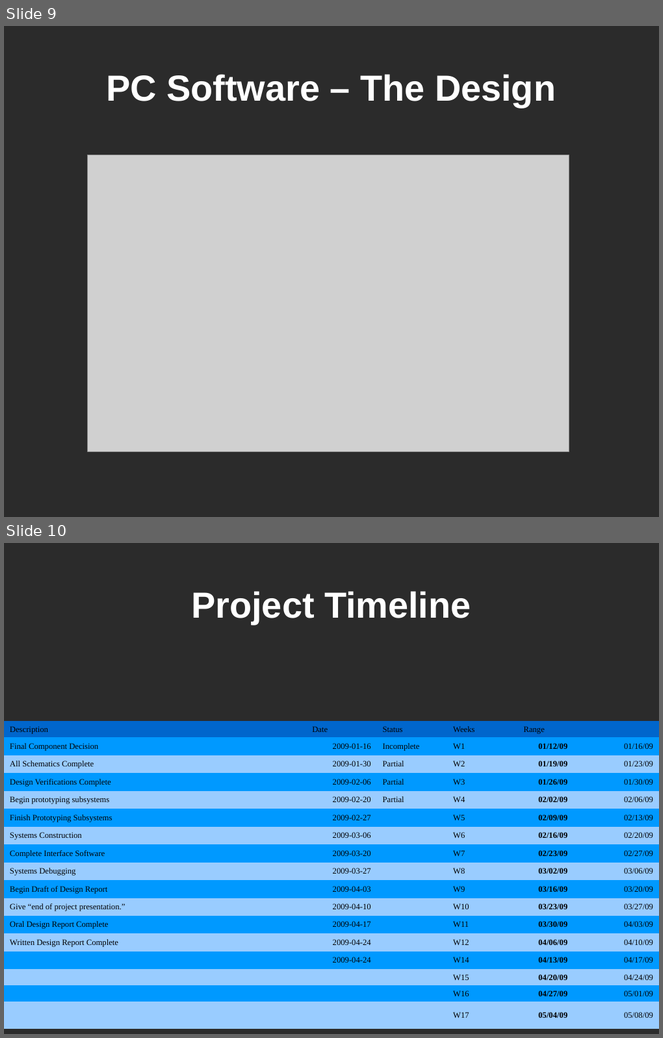
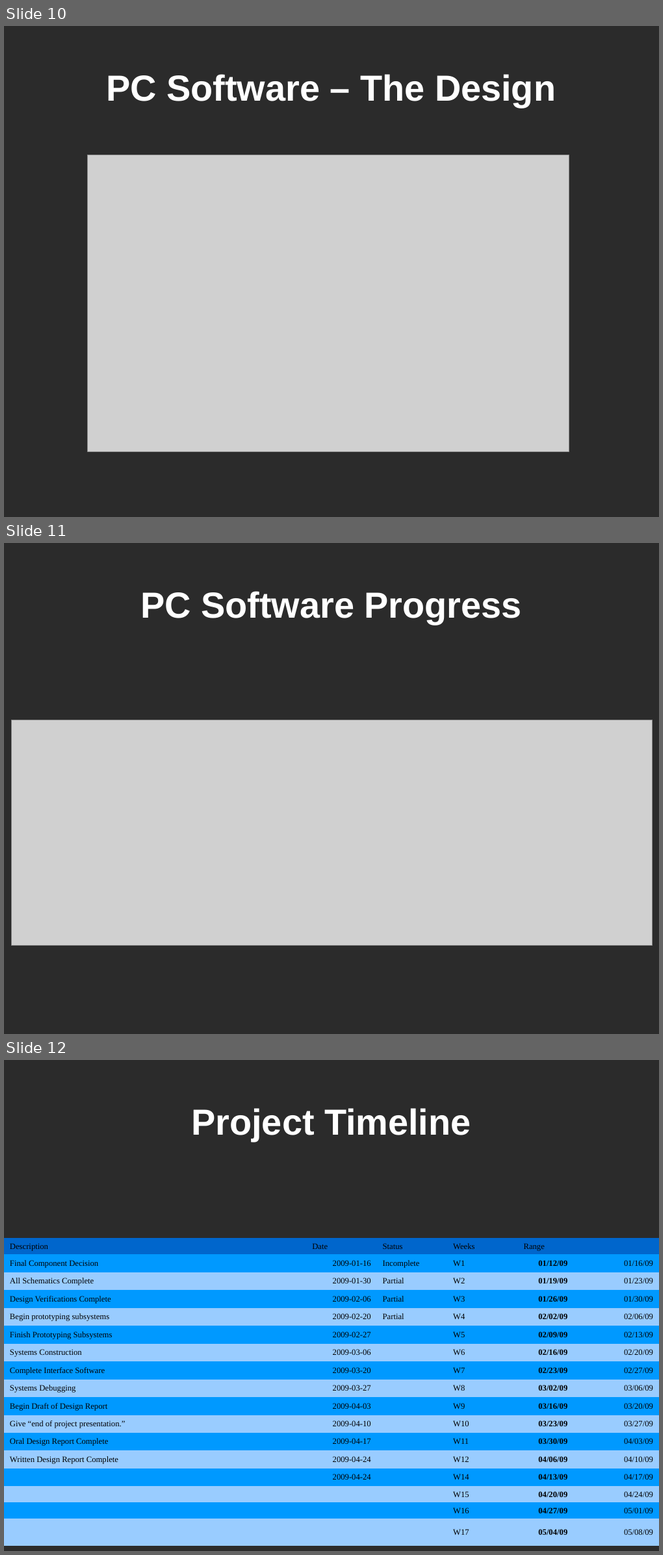
Before and after one commit to lordofhyphens/ece495a, a slide deck: forms/ProgressPresentation.odp. Shown one above the other, each under a label of ours: slides 9 and 10 before the commit, slides 10, 11 and 12 after it. The pictures are 663x1038 and 663x1555 pixels, drawn with LibreOffice and Linux fonts; fonts in the diff are those of the drawing; grey boxes stand for pictures; background and template pictures are left out; a plain dark background stands for a picture behind light text. Boxes give left, top, right and bottom in pixels: in the first picture for what was removed or moved away, otherwise in the second. Text is boxed around its words. In the diff, an @@ line names an element or a change of style, - is before the commit and + after.

```diff
--- a/forms/ProgressPresentation.odp
+++ b/forms/ProgressPresentation.odp
@@ slide 11 added at [4,543,659,1034], background picture (left out) @@
@@ title added at [140,591,522,624], 44 pt, text #FFFFFF, bold @@
+PC Software Progress
@@ picture added at [11,720,652,945] @@
@@ what was slide 9 is now slide 10 @@
@@ what was slide 10 is now slide 12 @@
```
Also in this commit, not shown: 1 slide changed, 1 other slide added, 3 other files.
